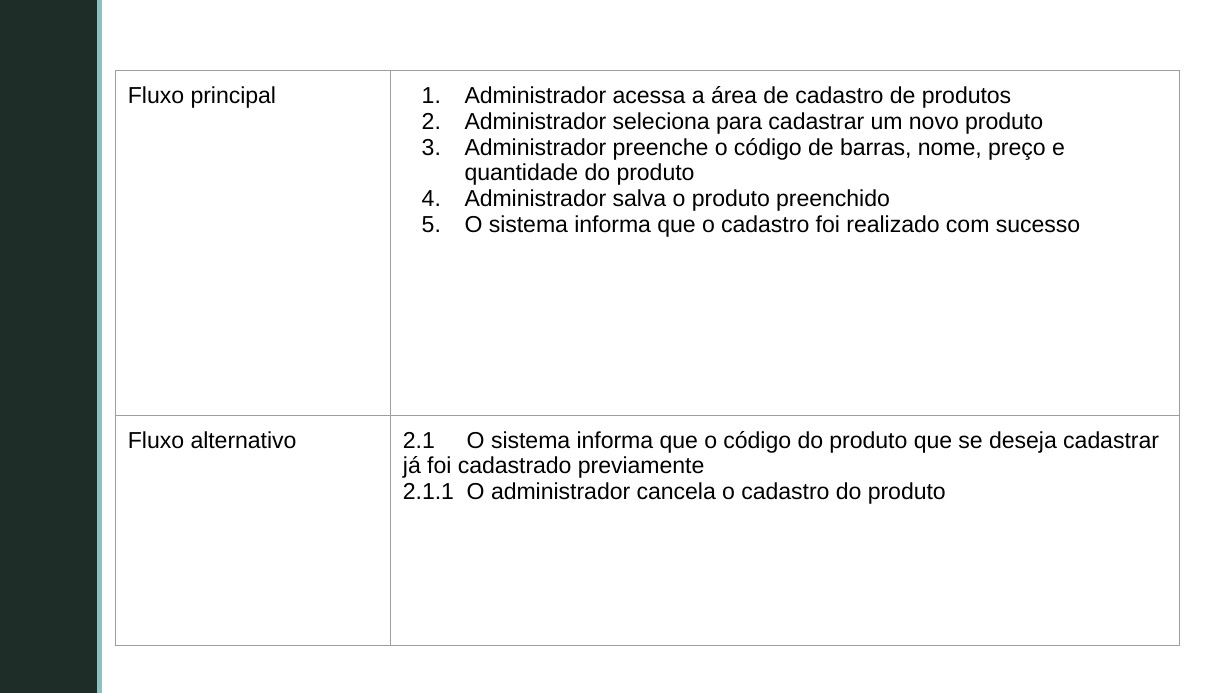
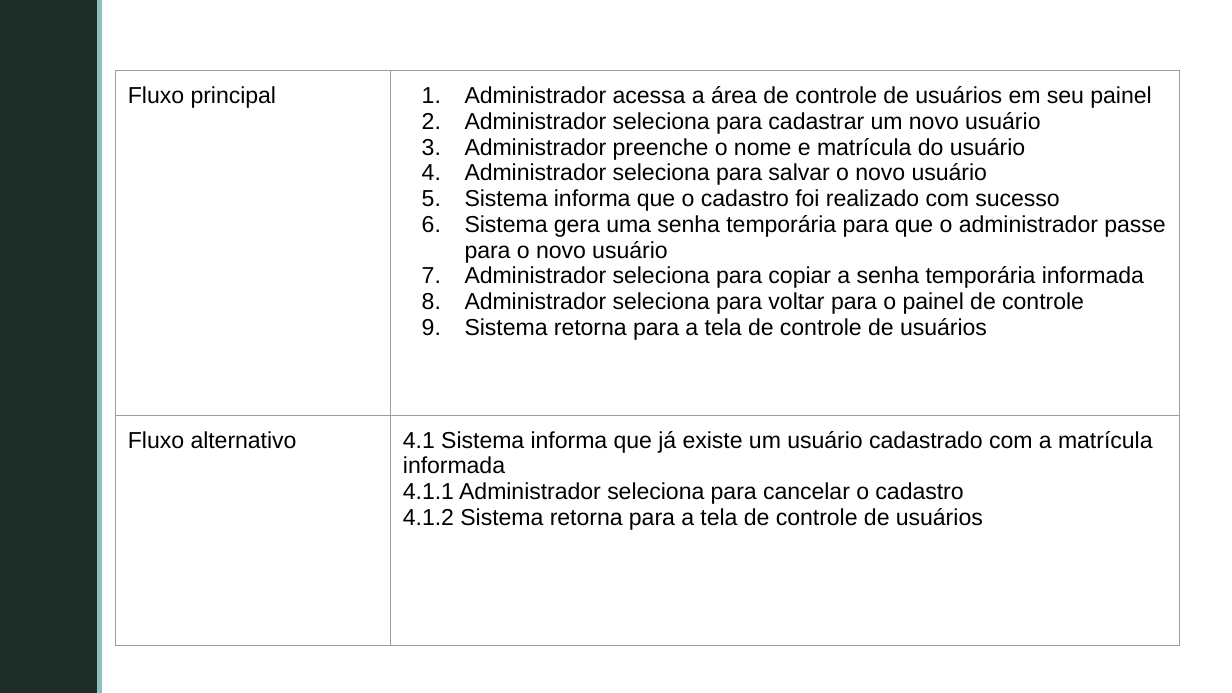
Before and after one commit to GabrielFVieira/PDV_Grupo5_Projeto_Software, a slide deck: slide 8 of documentos/Casos de Uso/CasosDeUso_Requisitos.pptx. Drawn at 1232x693 pixels with LibreOffice and Linux fonts; fonts in the diff are those of the drawing; background and template pictures are left out. Boxes give left, top, right and bottom in pixels: in the first picture for what was removed or moved away, otherwise in the second. Text is boxed around its words. In the diff, an @@ line names an element or a change of style, - is before the commit and + after.

```diff
--- a/documentos/Casos de Uso/CasosDeUso_Requisitos.pptx
+++ b/documentos/Casos de Uso/CasosDeUso_Requisitos.pptx
@@ table at [116,70,1179,534] @@
-row 1, column 2: Administrador acessa a área de cadastro de produtos / Administrador seleciona para cadastrar um novo produto / Administrador preenche o código de barras, nome, preço e quantidade do produto / Administrador salva o produto preenchido / O sistema informa que o cadastro foi realizado com sucesso
+row 1, column 2: Administrador acessa a área de controle de usuários em seu painel / Administrador seleciona para cadastrar um novo usuário / Administrador preenche o nome e matrícula do usuário / Administrador seleciona para salvar o novo usuário / Sistema informa que o cadastro foi realizado com sucesso / Sistema gera uma senha temporária para que o administrador passe para o novo usuário / Administrador seleciona para copiar a senha temporária informada / Administrador seleciona para voltar para o painel de controle / Sistema retorna para a tela de controle de usuários
-row 2, column 2: 2.1 O sistema informa que o código do produto que se deseja cadastrar já foi cadastrado previamente / 2.1.1 O administrador cancela o cadastro do produto
+row 2, column 2: 4.1 Sistema informa que já existe um usuário cadastrado com a matrícula informada / 4.1.1 Administrador seleciona para cancelar o cadastro / 4.1.2 Sistema retorna para a tela de controle de usuários
```
Also in this commit, not shown: 16 other slides changed, 1 slide added, 3 other files.
